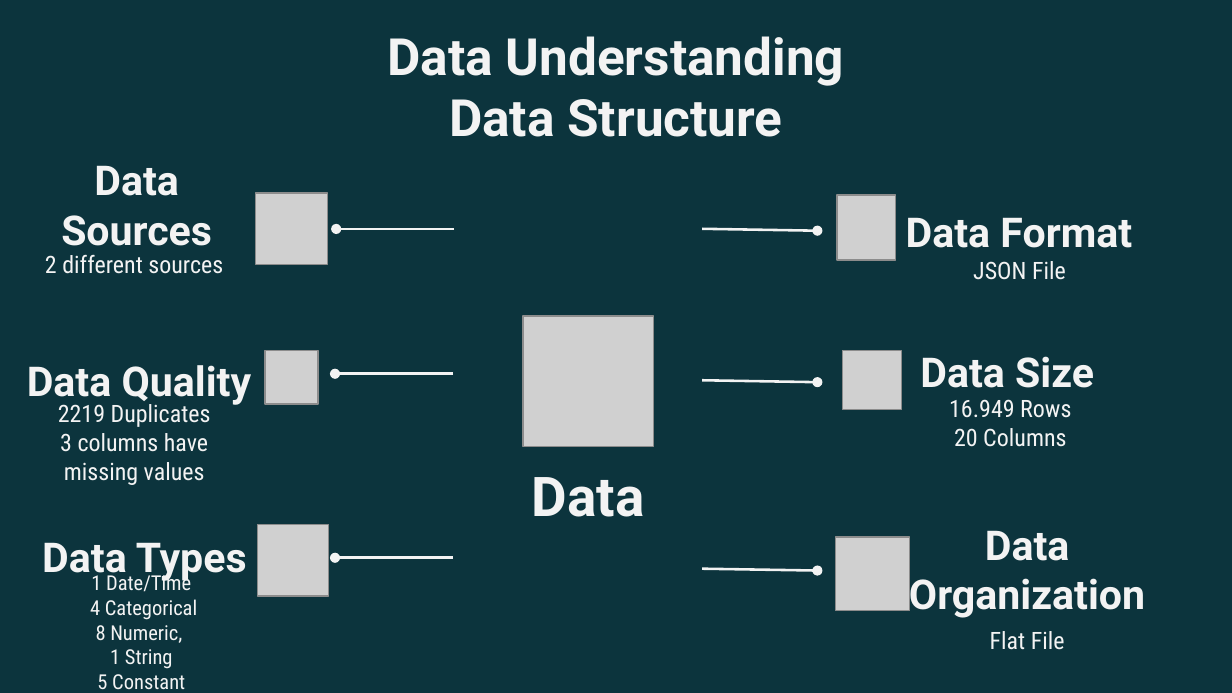
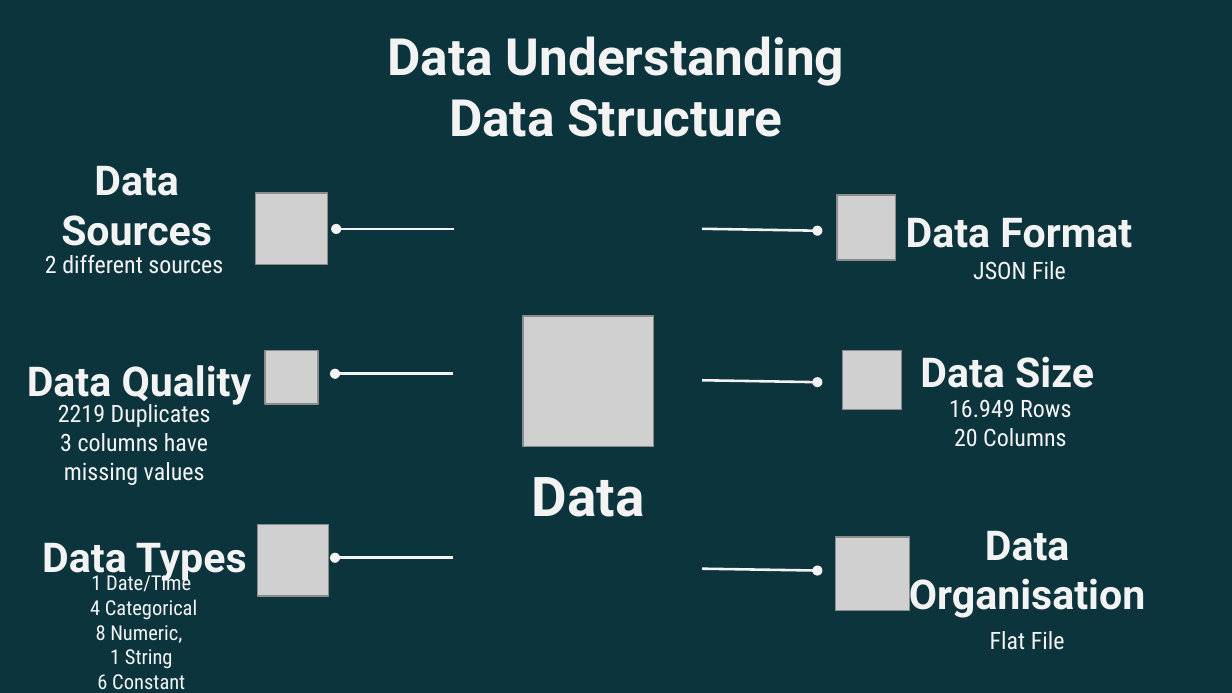
Before and after one commit to ShinuJoseph/Tweets2GPT, a slide deck: slide 4 of Presentations/Sprint3 - Data Understanding & Data Preparation - Cem.pptx. Drawn at 1232x693 pixels with LibreOffice and Linux fonts; fonts in the diff are those of the drawing; grey boxes stand for pictures; background and template pictures are left out. Boxes give left, top, right and bottom in pixels: in the first picture for what was removed or moved away, otherwise in the second. Text is boxed around its words. In the diff, an @@ line names an element or a change of style, - is before the commit and + after.

```diff
--- a/Presentations/Sprint3 - Data Understanding & Data Preparation - Cem.pptx
+++ b/Presentations/Sprint3 - Data Understanding & Data Preparation - Cem.pptx
@@ text at (909, 530, 1145, 618): text changed @@
-Data Organization
+Data Organisation
@@ text at (97, 674, 185, 689): text changed @@
-5 Constant
+6 Constant
```
Also in this commit, not shown: 1 other slide changed, 1 other file.
